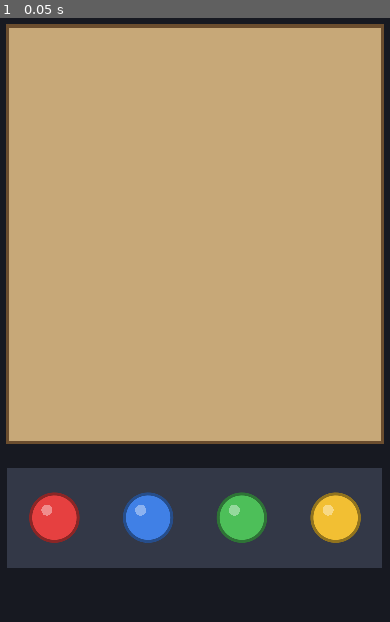
Above: before the commit, frame 1.
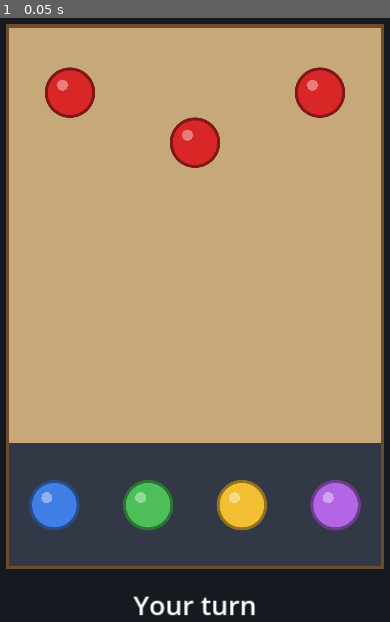
Above: after the commit, the same moment.

Repository: codercroft/Flick-Figures
Game: Godot game, scene res://scenes/main.tscn
Two runs of this game, one before a commit and one after it. Both use one fixed random seed, a clock stepped at 60 frames per second and the inputs below.
Inputs:
- Up to frame 1 (0.05 s): no input

The runs differ from the first frame. In frame 1, 13% of the frame differs, in the area x 1-99%, y 8-100%.

Commit message:
Add enemies, turn loop, reload, win/lose screens and turn label
Co-Authored-By: Claude Sonnet 5.5 <noreply@anthropic.com>
Claude-Session: https://claude.ai/code/session_01CJYKLDzyQUZGsZgothDQCe

Diff:
--- a/project.godot
+++ b/project.godot
@@ -28,6 +28,7 @@
 
 2d_physics/layer_1="on_deck"
 2d_physics/layer_2="flicked"
+2d_physics/layer_3="enemy"
 
 [physics]
 
--- a/scenes/main.tscn
+++ b/scenes/main.tscn
@@ -1,9 +1,10 @@
-[gd_scene load_steps=5 format=3]
+[gd_scene load_steps=6 format=3]
 
 [ext_resource type="Script" path="res://scripts/main.gd" id="1"]
 [ext_resource type="Script" path="res://scripts/board.gd" id="2"]
 [ext_resource type="Script" path="res://scripts/aim_line.gd" id="3"]
 [ext_resource type="PackedScene" path="res://scenes/figure.tscn" id="4"]
+[ext_resource type="Script" path="res://scripts/ui.gd" id="5"]
 
 [node name="Main" type="Node2D"]
 script = ExtResource("1")
@@ -16,3 +17,43 @@
 
 [node name="AimLine" type="Node2D" parent="."]
 script = ExtResource("3")
+
+[node name="UI" type="CanvasLayer" parent="."]
+script = ExtResource("5")
+
+[node name="TurnLabel" type="Label" parent="UI"]
+anchors_preset = -1
+anchor_top = 1.0
+anchor_right = 1.0
+anchor_bottom = 1.0
+offset_top = -230.0
+offset_bottom = -110.0
+grow_horizontal = 2
+grow_vertical = 0
+mouse_filter = 2
+theme_override_font_sizes/font_size = 64
+text = "Your turn"
+horizontal_alignment = 1
+vertical_alignment = 1
+
+[node name="ResultPanel" type="ColorRect" parent="UI"]
+visible = false
+anchors_preset = -1
+anchor_top = 0.5
+anchor_right = 1.0
+anchor_bottom = 1.0
+grow_horizontal = 2
+grow_vertical = 2
+mouse_filter = 2
+color = Color(0, 0, 0, 0.65)
+
+[node name="ResultLabel" type="Label" parent="UI/ResultPanel"]
+anchors_preset = 15
+anchor_right = 1.0
+anchor_bottom = 1.0
+grow_horizontal = 2
+grow_vertical = 2
+mouse_filter = 2
+theme_override_font_sizes/font_size = 80
+horizontal_alignment = 1
+vertical_alignment = 1
--- a/scripts/board.gd
+++ b/scripts/board.gd
@@ -1,12 +1,13 @@
 extends Node2D
 ## Draws the board and the deck strip, and holds their sizes for other scripts.
-## Edges are open: main.gd knocks off any figure whose center leaves board_rect.
+## The deck sits right below the board; together they are the "table".
+## Edges are open: main.gd knocks off any figure whose center leaves the table.
 
 @export var board_rect := Rect2(90, 360, 900, 1000):
 	set(value):
 		board_rect = value
 		queue_redraw()
-@export var deck_rect := Rect2(90, 1420, 900, 240):
+@export var deck_rect := Rect2(90, 1360, 900, 300):
 	set(value):
 		deck_rect = value
 		queue_redraw()
@@ -15,7 +16,11 @@
 @export var deck_color := Color(0.2, 0.22, 0.28)
 
 
+func get_table_rect() -> Rect2:
+	return board_rect.merge(deck_rect)
+
+
 func _draw() -> void:
 	draw_rect(board_rect, board_color)
-	draw_rect(board_rect, border_color, false, 8.0)
 	draw_rect(deck_rect, deck_color)
+	draw_rect(get_table_rect(), border_color, false, 8.0)
--- a/scripts/figure.gd
+++ b/scripts/figure.gd
@@ -1,21 +1,30 @@
 class_name Figure
 extends RigidBody2D
-## One toy figure: a physics circle that sits on deck until it is flicked.
+## One toy figure (player or enemy): a physics circle on a frictionless tabletop.
+
+enum Team { PLAYER, ENEMY }
 
 # Collision layers (named in Project Settings > Layer Names > 2D Physics).
-const LAYER_ON_DECK := 1 << 0  # layer 1
-const LAYER_FLICKED := 1 << 1  # layer 2
+const LAYER_ON_DECK := 1 << 0  # layer 1: player figures waiting on deck
+const LAYER_FLICKED := 1 << 1  # layer 2: player figures out on the board
+const LAYER_ENEMY := 1 << 2  # layer 3: enemy figures
 const GREYED_OUT := Color(0.5, 0.5, 0.5)
 
 # Set by main.gd before the figure is added to the scene.
+var team := Team.PLAYER
 var radius := 60.0
 var color := Color.WHITE
 var bounciness := 0.7
 var stop_speed := 15.0  # below this speed (px/s) the figure snaps to a stop
+var deck_position := Vector2.ZERO  # where a player figure goes when reloaded
 
-var on_deck := true  # still sitting in the deck, never flicked this round
-var can_flick := true  # false (greyed out) after being flicked
-var entered_board := false  # has been inside the board at least once
+# Player figures: true while waiting on deck (can be flicked), false once flicked (greyed out).
+var on_deck := false:
+	set(value):
+		on_deck = value
+		if is_node_ready():
+			_update_collision()
+			queue_redraw()
 var knocked_off := false
 
 
@@ -38,15 +47,28 @@
 	collision.shape = circle
 	add_child(collision)
 
-	# On deck: held in place, and nothing a flick does can touch it.
-	freeze = true
-	freeze_mode = RigidBody2D.FREEZE_MODE_STATIC
-	collision_layer = LAYER_ON_DECK
-	collision_mask = 0
+	_update_collision()
+
+
+## Who collides with whom:
+## - Player flicks ignore the player's on-deck figures but hit each other and enemies.
+## - Enemies hit everything, including on-deck figures.
+## - On-deck figures never collide with each other.
+func _update_collision() -> void:
+	if team == Team.ENEMY:
+		collision_layer = LAYER_ENEMY
+		collision_mask = LAYER_ENEMY | LAYER_FLICKED | LAYER_ON_DECK
+	elif on_deck:
+		collision_layer = LAYER_ON_DECK
+		collision_mask = LAYER_ENEMY
+	else:
+		collision_layer = LAYER_FLICKED
+		collision_mask = LAYER_FLICKED | LAYER_ENEMY
 
 
 func _draw() -> void:
-	var fill := color if can_flick else color.lerp(GREYED_OUT, 0.85)
+	var greyed := team == Team.PLAYER and not on_deck
+	var fill := color.lerp(GREYED_OUT, 0.85) if greyed else color
 	draw_circle(Vector2.ZERO, radius, fill)
 	draw_arc(Vector2.ZERO, radius - 3.0, 0.0, TAU, 48, fill.darkened(0.4), 6.0, true)
 	draw_circle(Vector2(-radius, -radius) * 0.3, radius * 0.22, fill.lightened(0.4))
@@ -58,23 +80,19 @@
 		state.linear_velocity = Vector2.ZERO
 
 
-func set_can_flick(value: bool) -> void:
-	can_flick = value
-	queue_redraw()
-
-
 func is_resting() -> bool:
 	return linear_velocity.length() < stop_speed
 
 
 func launch(impulse: Vector2) -> void:
 	on_deck = false
-	set_can_flick(false)
-	# Flicked figures collide with other flicked figures, and ignore the deck.
-	collision_layer = LAYER_FLICKED
-	collision_mask = LAYER_FLICKED
-	freeze = false
 	apply_central_impulse(impulse)
+
+
+func return_to_deck() -> void:
+	linear_velocity = Vector2.ZERO
+	global_position = deck_position
+	on_deck = true
 
 
 func knock_off(fade_time: float) -> void:
--- a/scripts/main.gd
+++ b/scripts/main.gd
@@ -1,14 +1,15 @@
 extends Node2D
-## Game controller: spawns figures, reads touch input, runs the turn, knocks figures off.
-
-enum State { IDLE, AIMING, MOVING }
-
-const FIGURE_COLORS := [
-	Color(0.9, 0.25, 0.25),
+## Game controller: spawns figures, reads touch input, runs the player/enemy turn loop.
+
+enum State { PLAYER_TURN, AIMING, SETTLING, ENEMY_TURN, GAME_OVER }
+
+const PLAYER_COLORS := [
 	Color(0.25, 0.5, 0.9),
 	Color(0.3, 0.75, 0.35),
 	Color(0.95, 0.75, 0.2),
+	Color(0.7, 0.4, 0.9),
 ]
+const ENEMY_COLOR := Color(0.85, 0.15, 0.15)
 
 @export var figure_scene: PackedScene
 
@@ -32,33 +33,45 @@
 ## Figures slower than this (px/s) stop dead.
 @export var stop_speed := 15.0
 
+@export_group("Enemy")
+@export var enemy_count := 3
+## Each enemy aims at the nearest player figure, off by up to this many degrees either way.
+@export var enemy_angle_error := 8.0
+## Enemies flick hard enough to travel this far (px) past their target.
+@export var enemy_overshoot := 40.0
+## Pause (seconds) before each enemy flicks.
+@export var enemy_think_time := 0.6
+
 @export_group("Turn")
-## Don't check for "everything stopped" until this long after a flick (seconds).
-@export var min_move_time := 0.3
+## Wait this long (seconds) after a flick before checking that everything has stopped.
+@export var settle_delay := 0.3
 @export var knock_off_fade_time := 0.4
-
-var _state := State.IDLE
-var _figures: Array[Figure] = []
+## Ignore taps this long (seconds) after the win/lose screen appears.
+@export var restart_tap_delay := 0.5
+
+var _state := State.PLAYER_TURN
+var _players: Array[Figure] = []
+var _enemies: Array[Figure] = []
 var _aim_figure: Figure
 var _touch_index := -1
 var _touch_start := Vector2.ZERO
-var _move_time := 0.0
+var _needs_reload := false  # player has nothing on deck: tap a board figure to reload it
+var _can_restart := false
 
 @onready var board := $Board
 @onready var figures_root := $Figures
 @onready var aim_line := $AimLine
+@onready var ui := $UI
 
 
 func _ready() -> void:
-	_spawn_figures()
-
-
-func _physics_process(delta: float) -> void:
+	_spawn_players()
+	_spawn_enemies()
+	_start_player_turn()
+
+
+func _physics_process(_delta: float) -> void:
 	_knock_off_fallen_figures()
-	if _state == State.MOVING:
-		_move_time += delta
-		if _move_time >= min_move_time and _all_figures_resting():
-			_end_turn()
 
 
 # --- Input -------------------------------------------------------------------
@@ -68,7 +81,7 @@
 	if event is InputEventScreenTouch:
 		var pos := _to_world(event.position)
 		if event.pressed:
-			_begin_aim(event.index, pos)
+			_on_press(event.index, pos)
 		elif event.index == _touch_index:
 			if event.canceled:
 				_cancel_aim()
@@ -82,10 +95,40 @@
 	return get_canvas_transform().affine_inverse() * screen_pos
 
 
+func _on_press(index: int, pos: Vector2) -> void:
+	match _state:
+		State.PLAYER_TURN:
+			if _needs_reload:
+				_try_reload(pos)
+			else:
+				_begin_aim(index, pos)
+		State.GAME_OVER:
+			if _can_restart:
+				get_tree().reload_current_scene()
+
+
+# --- Player turn: reload, aim, flick -----------------------------------------
+
+func _start_player_turn() -> void:
+	_state = State.PLAYER_TURN
+	_needs_reload = not _has_figure_on_deck()
+	if _needs_reload:
+		ui.show_your_turn("Your turn: tap a figure to reload")
+	else:
+		ui.show_your_turn()
+
+
+func _try_reload(pos: Vector2) -> void:
+	var figure := _player_figure_at(pos, false)
+	if figure == null:
+		return
+	figure.return_to_deck()
+	_needs_reload = false
+	ui.show_your_turn()
+
+
 func _begin_aim(index: int, pos: Vector2) -> void:
-	if _state != State.IDLE:
-		return
-	var figure := _figure_at(pos)
+	var figure := _player_figure_at(pos, true)
 	if figure == null:
 		return
 	_state = State.AIMING
@@ -96,6 +139,8 @@
 
 
 func _update_aim(pos: Vector2) -> void:
+	if _state != State.AIMING:
+		return
 	var impulse := _flick_impulse(pos)
 	if impulse == Vector2.ZERO:
 		aim_line.clear()
@@ -108,6 +153,8 @@
 
 
 func _release_aim(pos: Vector2) -> void:
+	if _state != State.AIMING:
+		return
 	var impulse := _flick_impulse(pos)
 	if impulse == Vector2.ZERO:
 		_cancel_aim()
@@ -116,15 +163,15 @@
 	_aim_figure.launch(impulse)
 	_aim_figure = null
 	_touch_index = -1
-	_state = State.MOVING
-	_move_time = 0.0
+	_state = State.SETTLING
+	_finish_player_turn()
 
 
 func _cancel_aim() -> void:
 	aim_line.clear()
 	_aim_figure = null
 	_touch_index = -1
-	_state = State.IDLE
+	_state = State.PLAYER_TURN
 
 
 ## The flick is opposite the drag. Drag down = flick up. Zero means "no flick".
@@ -136,72 +183,148 @@
 	return -drag.normalized() * (pull / max_pull_distance) * max_flick_force
 
 
-func _figure_at(pos: Vector2) -> Figure:
+func _player_figure_at(pos: Vector2, on_deck: bool) -> Figure:
 	var best: Figure = null
 	var best_distance := INF
-	for figure in _figures:
+	for figure in _players:
 		var distance := figure.global_position.distance_to(pos)
-		if figure.can_flick and distance <= figure.radius + grab_padding and distance < best_distance:
+		if figure.on_deck == on_deck and distance <= figure.radius + grab_padding and distance < best_distance:
 			best = figure
 			best_distance = distance
 	return best
 
 
-# --- Figures and turns -------------------------------------------------------
-
-func _spawn_figures() -> void:
+func _has_figure_on_deck() -> bool:
+	for figure in _players:
+		if figure.on_deck:
+			return true
+	return false
+
+
+# --- Turn loop ---------------------------------------------------------------
+
+func _finish_player_turn() -> void:
+	await _wait_until_settled()
+	if _check_game_over():
+		return
+	await _run_enemy_turn()
+
+
+func _run_enemy_turn() -> void:
+	_state = State.ENEMY_TURN
+	ui.show_enemy_turn()
+	for enemy in _enemies.duplicate():
+		await get_tree().create_timer(enemy_think_time).timeout
+		if enemy.knocked_off:
+			continue
+		var target := _nearest_player_figure(enemy)
+		if target == null:
+			break
+		enemy.launch(_enemy_impulse(enemy, target))
+		await _wait_until_settled()
+		if _check_game_over():
+			return
+	_start_player_turn()
+
+
+## Enemy AI: flick at the nearest player figure (on deck or not), with some angle error.
+func _enemy_impulse(enemy: Figure, target: Figure) -> Vector2:
+	var to_target := target.global_position - enemy.global_position
+	var error := deg_to_rad(randf_range(-enemy_angle_error, enemy_angle_error))
+	var direction := to_target.normalized().rotated(error)
+	# Same maths as the aim line: slide distance = (speed - stop_speed) / damping.
+	var speed := (to_target.length() + enemy_overshoot) * figure_damping + stop_speed
+	return direction * minf(speed * figure_mass, max_flick_force)
+
+
+func _nearest_player_figure(from: Figure) -> Figure:
+	var best: Figure = null
+	var best_distance := INF
+	for figure in _players:
+		var distance := from.global_position.distance_to(figure.global_position)
+		if distance < best_distance:
+			best = figure
+			best_distance = distance
+	return best
+
+
+func _wait_until_settled() -> void:
+	await get_tree().create_timer(settle_delay).timeout
+	while not _all_figures_resting():
+		await get_tree().physics_frame
+
+
+func _all_figures_resting() -> bool:
+	for figure in _all_figures():
+		if not figure.is_resting():
+			return false
+	return true
+
+
+func _check_game_over() -> bool:
+	if _enemies.is_empty():
+		_end_game(true)
+		return true
+	if _players.is_empty():
+		_end_game(false)
+		return true
+	return false
+
+
+func _end_game(won: bool) -> void:
+	_state = State.GAME_OVER
+	ui.show_result(won)
+	await get_tree().create_timer(restart_tap_delay).timeout
+	_can_restart = true
+
+
+# --- Figures -----------------------------------------------------------------
+
+func _spawn_players() -> void:
 	var deck: Rect2 = board.deck_rect
 	var slot_width := deck.size.x / figure_count
 	for i in figure_count:
-		var figure: Figure = figure_scene.instantiate()
-		figure.radius = figure_radius
-		figure.mass = figure_mass
-		figure.linear_damp = figure_damping
-		figure.bounciness = figure_bounciness
-		figure.stop_speed = stop_speed
-		figure.color = FIGURE_COLORS[i % FIGURE_COLORS.size()]
-		figure.position = Vector2(deck.position.x + slot_width * (i + 0.5), deck.get_center().y)
-		figures_root.add_child(figure)
-		_figures.append(figure)
-
-
-func _all_figures_resting() -> bool:
-	for figure in _figures:
-		if not figure.on_deck and not figure.is_resting():
-			return false
-	return true
+		var pos := Vector2(deck.position.x + slot_width * (i + 0.5), deck.get_center().y)
+		var figure := _spawn_figure(Figure.Team.PLAYER, PLAYER_COLORS[i % PLAYER_COLORS.size()], pos)
+		figure.deck_position = pos
+		_players.append(figure)
+
+
+func _spawn_enemies() -> void:
+	var rect: Rect2 = board.board_rect
+	var slot_width := rect.size.x / enemy_count
+	for i in enemy_count:
+		# Stagger every other enemy so they are not in a straight line.
+		var pos := Vector2(rect.position.x + slot_width * (i + 0.5), rect.position.y + 160.0 + 120.0 * (i % 2))
+		_enemies.append(_spawn_figure(Figure.Team.ENEMY, ENEMY_COLOR, pos))
+
+
+func _spawn_figure(team: Figure.Team, color: Color, pos: Vector2) -> Figure:
+	var figure: Figure = figure_scene.instantiate()
+	figure.team = team
+	figure.on_deck = team == Figure.Team.PLAYER
+	figure.radius = figure_radius
+	figure.mass = figure_mass
+	figure.linear_damp = figure_damping
+	figure.bounciness = figure_bounciness
+	figure.stop_speed = stop_speed
+	figure.color = color
+	figure.position = pos
+	figures_root.add_child(figure)
+	return figure
+
+
+func _all_figures() -> Array[Figure]:
+	var all: Array[Figure] = []
+	all.append_array(_players)
+	all.append_array(_enemies)
+	return all
 
 
 func _knock_off_fallen_figures() -> void:
-	var board_rect: Rect2 = board.board_rect
-	for figure in _figures.duplicate():
-		if figure.on_deck:
-			continue
-		if board_rect.has_point(figure.global_position):
-			figure.entered_board = true
-		elif figure.entered_board:
-			_knock_off(figure)
-
-
-func _knock_off(figure: Figure) -> void:
-	_figures.erase(figure)
-	figure.knock_off(knock_off_fade_time)
-
-
-func _end_turn() -> void:
-	_state = State.IDLE
-	# A weak flick can stop short of the board; it never made it onto the table.
-	var board_rect: Rect2 = board.board_rect
-	for figure in _figures.duplicate():
-		if not figure.on_deck and not board_rect.has_point(figure.global_position):
-			_knock_off(figure)
-
-	if _figures.is_empty():
-		_spawn_figures()
-		return
-	# Everyone has been flicked: everyone may be flicked again.
-	for figure in _figures:
-		if figure.can_flick:
-			return
-	for figure in _figures:
-		figure.set_can_flick(true)
+	var table: Rect2 = board.get_table_rect()
+	for figure in _all_figures():
+		if not table.has_point(figure.global_position):
+			_players.erase(figure)
+			_enemies.erase(figure)
+			figure.knock_off(knock_off_fade_time)
--- /dev/null
+++ b/scripts/ui.gd
@@ -0,0 +1,25 @@
+extends CanvasLayer
+## Bottom-of-screen UI: the turn label and the win/lose panel. main.gd drives it.
+
+@export var your_turn_color := Color(1, 1, 1)
+@export var enemy_turn_color := Color(1, 0.45, 0.4)
+
+@onready var turn_label: Label = $TurnLabel
+@onready var result_panel: Control = $ResultPanel
+@onready var result_label: Label = $ResultPanel/ResultLabel
+
+
+func show_your_turn(text := "Your turn") -> void:
+	turn_label.text = text
+	turn_label.add_theme_color_override("font_color", your_turn_color)
+
+
+func show_enemy_turn() -> void:
+	turn_label.text = "Enemy turn"
+	turn_label.add_theme_color_override("font_color", enemy_turn_color)
+
+
+func show_result(won: bool) -> void:
+	turn_label.hide()
+	result_label.text = ("YOU WIN!" if won else "YOU LOSE") + "\nTap to restart"
+	result_panel.show()
Not shown, changed: CLAUDE.md
